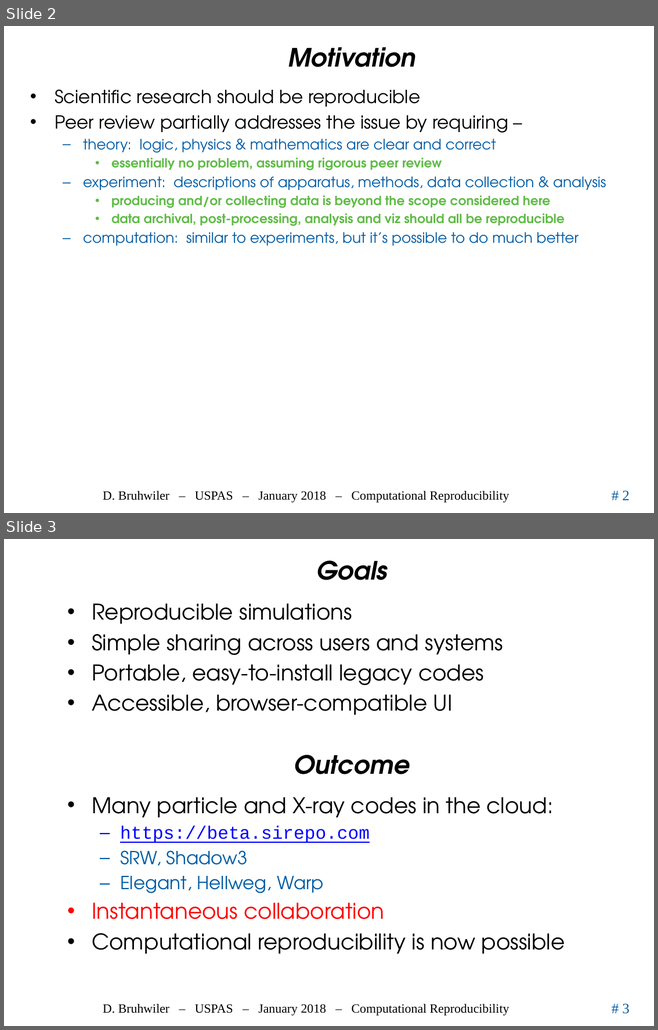
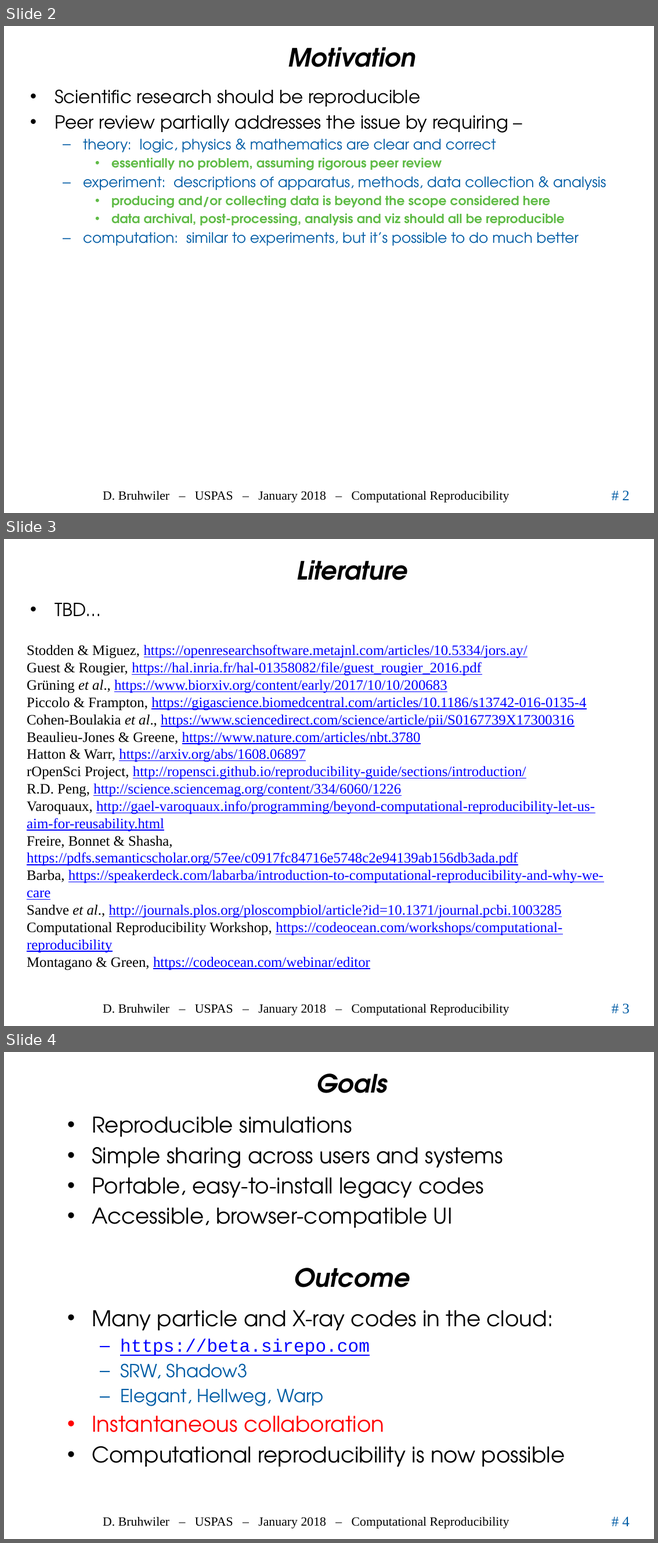
Before and after one commit to uspas/simbeamplasma18, a slide deck: computational_reproducibility/lecture/2018_ComputationalReproducibility_Bruhwiler_USPAS.pptx. Shown one above the other, each under a label of ours: slides 2 and 3 before the commit, slides 2, 3 and 4 after it. The pictures are 658x1030 and 658x1543 pixels, drawn with LibreOffice and Linux fonts; fonts in the diff are those of the drawing; background and template pictures are left out. Boxes give left, top, right and bottom in pixels: in the first picture for what was removed or moved away, otherwise in the second. Text is boxed around its words. In the diff, an @@ line names an element or a change of style, - is before the commit and + after.

```diff
--- a/computational_reproducibility/lecture/2018_ComputationalReproducibility_Bruhwiler_USPAS.pptx
+++ b/computational_reproducibility/lecture/2018_ComputationalReproducibility_Bruhwiler_USPAS.pptx
@@ slide 3 added at bbox=[4, 539, 654, 1026], background #FFFFFF; not listed: 3 template elements that a slide beside it also shows @@
@@ title added at bbox=[296, 560, 407, 580], 28 pt, text #000000, bold, italic @@
+Literature
@@ text added at bbox=[54, 603, 101, 616], 20 pt, text #000000 @@
+• TBD…
@@ text added at bbox=[27, 645, 603, 971], 16 pt, text #0000FF, underline @@
+Stodden & Miguez, https://openresearchsoftware.metajnl.com/articles/10.5334/jors.ay/
+Guest & Rougier, https://hal.inria.fr/hal-01358082/file/guest_rougier_2016.pdf
+Grüning et al., https://www.biorxiv.org/content/early/2017/10/10/200683
+Piccolo & Frampton, https://gigascience.biomedcentral.com/articles/10.1186/s13742-016-0135-4
+Cohen-Boulakia et al., https://www.sciencedirect.com/science/article/pii/S0167739X17300316
+Beaulieu-Jones & Greene, https://www.nature.com/articles/nbt.3780
+Hatton & Warr, https://arxiv.org/abs/1608.06897
+rOpenSci Project, http://ropensci.github.io/reproducibility-guide/sections/introduction/
+R.D. Peng, http://science.sciencemag.org/content/334/6060/1226
+Varoquaux, http://gael-varoquaux.info/programming/beyond-computational-reproducibility-let-us-aim-for-reusability.html
+Freire, Bonnet & Shasha, https://pdfs.semanticscholar.org/57ee/c0917fc84716e5748c2e94139ab156db3ada.pdf
+Barba, https://speakerdeck.com/labarba/introduction-to-computational-reproducibility-and-why-we-care
+Sandve et al., http://journals.plos.org/ploscompbiol/article?id=10.1371/journal.pcbi.1003285
+Computational Reproducibility Workshop, https://codeocean.com/workshops/computational-reproducibility
+Montagano & Green, https://codeocean.com/webinar/editor
@@ what was slide 3 is now slide 4 @@
@@ page number at bbox=[622, 1517, 629, 1526]: text changed @@
-# 3
+# 4
```
Also in this commit, not shown: 1 slide changed, 2 slides removed.
